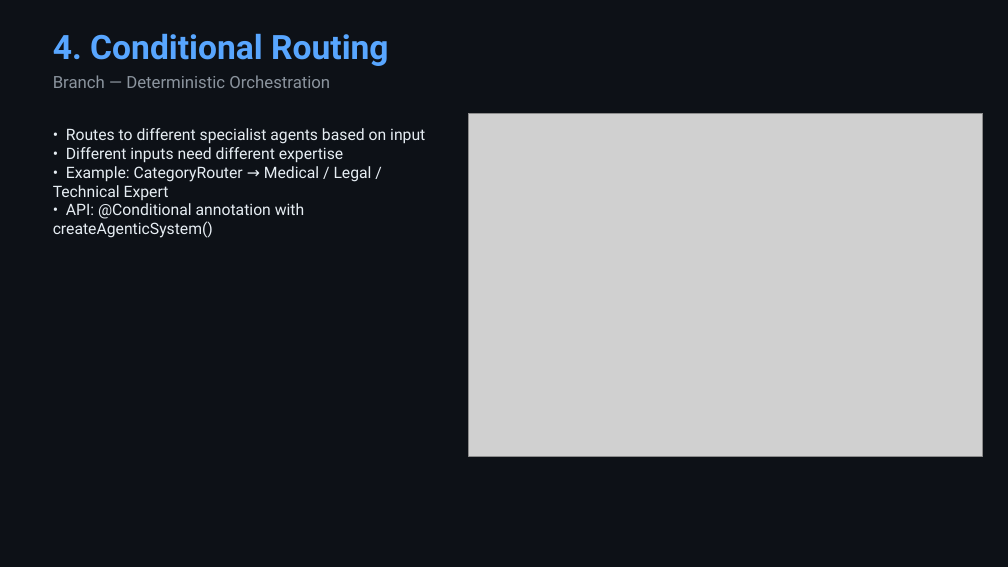
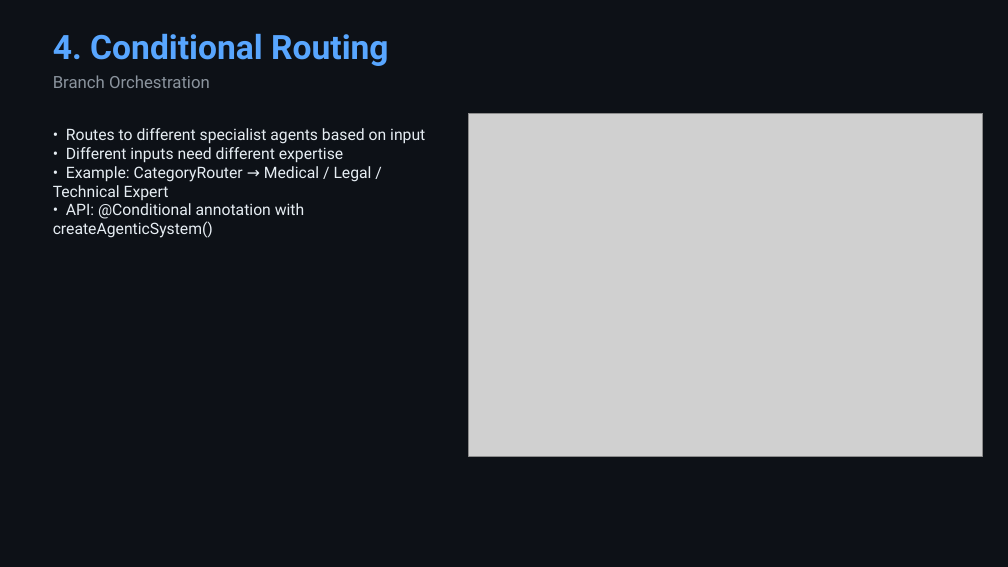
Before and after one commit to roryp/matrixagents, a slide deck: slide 8 of MatrixAgents-Showcase.pptx. Drawn at 1008x567 pixels with LibreOffice and Linux fonts; fonts in the diff are those of the drawing; grey boxes stand for pictures. Boxes give left, top, right and bottom in pixels: in the first picture for what was removed or moved away, otherwise in the second. Text is boxed around its words. In the diff, an @@ line names an element or a change of style, - is before the commit and + after.

```diff
--- a/MatrixAgents-Showcase.pptx
+++ b/MatrixAgents-Showcase.pptx
@@ text at box(53, 75, 210, 88): text changed @@
-Branch — Deterministic Orchestration
+Branch Orchestration
```
Also in this commit, not shown: 5 other slides changed, 8 other files.
